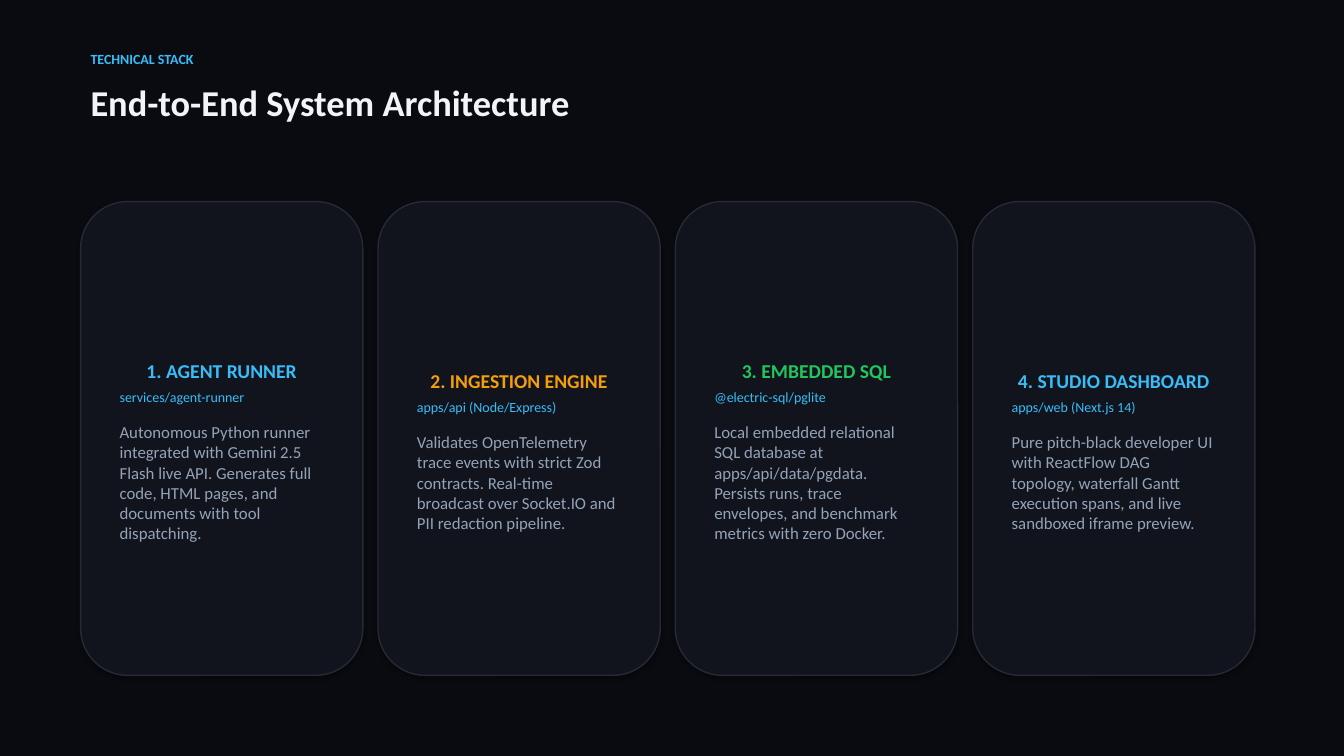
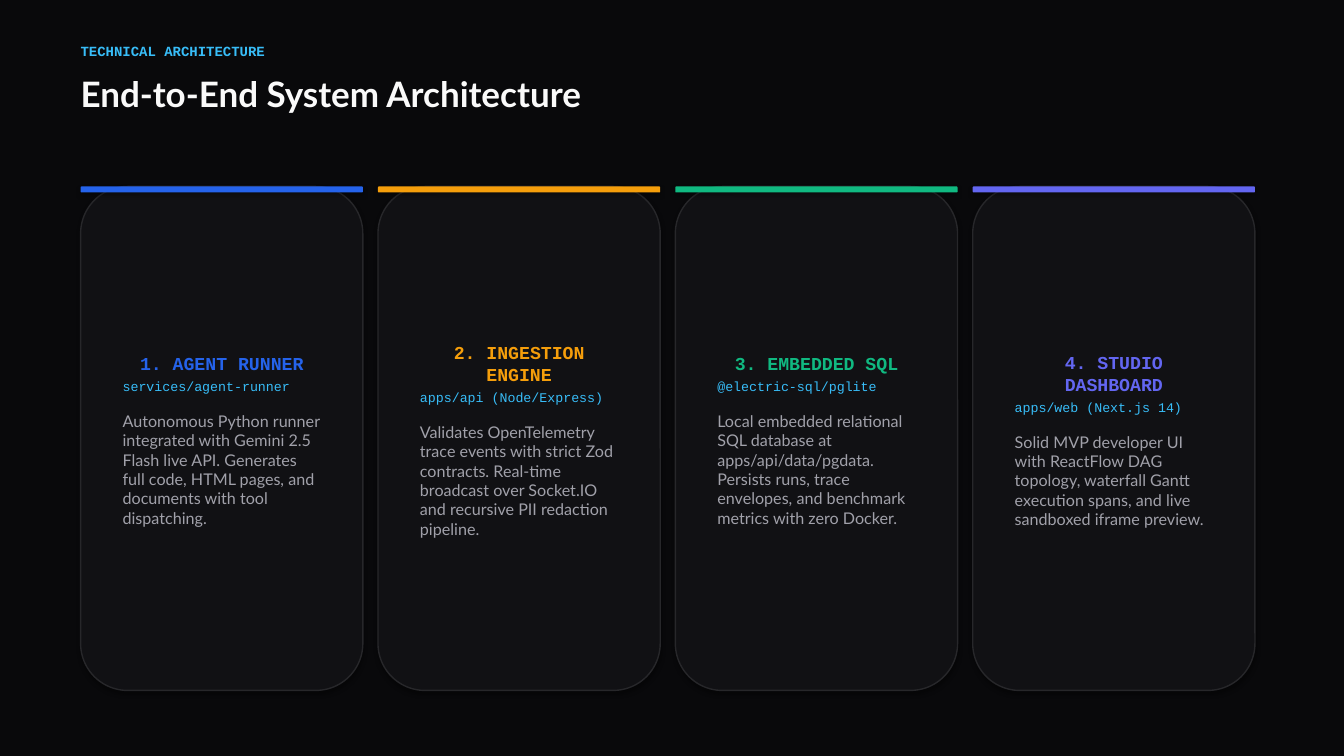
Before and after one commit to IHassanshaikh/Agent-Arena, a slide deck: slide 4 of AgentArena_Hackathon_Pitch.pptx. Drawn at 1344x756 pixels with LibreOffice and Linux fonts; fonts in the diff are those of the drawing. Boxes give left, top, right and bottom in pixels: in the first picture for what was removed or moved away, otherwise in the second. Text is boxed around its words. In the diff, an @@ line names an element or a change of style, - is before the commit and + after.

Commit message:
docs: update PPT presentation styling and incorporate live Vercel deployment link

```diff
--- a/AgentArena_Hackathon_Pitch.pptx
+++ b/AgentArena_Hackathon_Pitch.pptx
@@ rectangle at [0,0,1344,756]: fill #090B10 to #09090B @@
@@ text at [81,46,264,56]: text changed; font Calibri to Courier New @@
-TECHNICAL STACK
+TECHNICAL ARCHITECTURE
@@ text "End-to-End System Architecture" at [81,81,581,113]: size 26 to 25 pt, font Calibri to Lato, text colour #F1F5F9 to #FAFAFA @@
@@ rounded rectangle "1. AGENT RUNNER": place and size @@
-rounded rectangle "1. AGENT RUNNER" at [81,202,363,676]
+rounded rectangle "1. AGENT RUNNER" at [81,187,363,691]
@@ rounded rectangle "1. AGENT RUNNER" at [81,187,363,691]: size 14 to 13 pt, text colour #38BDF8 to #2563EB in "1. AGENT RUNNER"; font Calibri to Courier New in "1. AGENT RUNNER", "services/agent-runner"; size 10 to 9.5 pt in "services/agent-runner"; size 12 to 11.5 pt, font Calibri to Lato, text colour #94A3B8 to #A1A1AA in "Autonomous Python runner integrated with Gemini 2.5 ..."; less space between paragraphs; fill #11141C to #111114; outline #262A36 1 pt to #27272A 1 pt @@
@@ rounded rectangle added at [81,187,363,193], fill #2563EB @@
@@ rounded rectangle "2. INGESTION ENGINE": place and size @@
-rounded rectangle "2. INGESTION ENGINE" at [378,202,660,676]
+rounded rectangle "2. INGESTION ENGINE" at [378,187,660,691]
@@ rounded rectangle "2. INGESTION ENGINE" at [378,187,660,691]: fill #11141C to #111114; outline #262A36 1 pt to #27272A 1 pt @@
@@ rounded rectangle added at [378,187,660,193], fill #F59E0B @@
@@ rounded rectangle "3. EMBEDDED SQL": place and size @@
-rounded rectangle "3. EMBEDDED SQL" at [676,202,958,676]
+rounded rectangle "3. EMBEDDED SQL" at [676,187,958,691]
@@ rounded rectangle "3. EMBEDDED SQL" at [676,187,958,691]: size 14 to 13 pt, text colour #22C55E to #10B981 in "3. EMBEDDED SQL"; font Calibri to Courier New in "3. EMBEDDED SQL", "@electric-sql/pglite"; size 10 to 9.5 pt in "@electric-sql/pglite"; size 12 to 11.5 pt, font Calibri to Lato, text colour #94A3B8 to #A1A1AA in "Local embedded relational SQL database at apps/api/data/pgda ..."; less space between paragraphs; fill #11141C to #111114; outline #262A36 1 pt to #27272A 1 pt @@
@@ rounded rectangle added at [676,187,958,193], fill #10B981 @@
@@ rounded rectangle "4. STUDIO DASHBOARD" at [973,187,1255,691]: fill #11141C to #111114; outline #262A36 1 pt to #27272A 1 pt @@
@@ rounded rectangle "4. STUDIO DASHBOARD": place and size @@
-rounded rectangle "4. STUDIO DASHBOARD" at [973,202,1255,676]
+rounded rectangle "4. STUDIO DASHBOARD" at [973,187,1255,691]
@@ rounded rectangle added at [973,187,1255,193], fill #6366F1 @@
@@ text in rounded rectangle at [420,347,604,405]: size 14 to 13 pt in "2. INGESTION ENGINE"; font Calibri to Courier New in "2. INGESTION ENGINE", "apps/api (Node/Express)"; size 10 to 9.5 pt in "apps/api (Node/Express)"; less space between paragraphs @@
@@ text in rounded rectangle at [1015,357,1182,415]: size 14 to 13 pt, text colour #38BDF8 to #6366F1 in "4. STUDIO DASHBOARD"; font Calibri to Courier New in "4. STUDIO DASHBOARD", "apps/web (Next.js 14)"; size 10 to 9.5 pt in "apps/web (Next.js 14)"; less space between paragraphs @@
@@ text in rounded rectangle at [420,426,613,538]: text changed; size 12 to 11.5 pt; font Calibri to Lato; text colour #94A3B8 to #A1A1AA @@
-Validates OpenTelemetry trace events with strict Zod contracts. Real-time broadcast over Socket.IO and PII redaction pipeline.
+Validates OpenTelemetry trace events with strict Zod contracts. Real-time broadcast over Socket.IO and recursive PII redaction pipeline.
@@ text in rounded rectangle at [1015,436,1204,528]: text changed; size 12 to 11.5 pt; font Calibri to Lato; text colour #94A3B8 to #A1A1AA @@
-Pure pitch-black developer UI with ReactFlow DAG topology, waterfall Gantt execution spans, and live sandboxed iframe preview.
+Solid MVP developer UI with ReactFlow DAG topology, waterfall Gantt execution spans, and live sandboxed iframe preview.
```
Also in this commit, not shown: 9 other slides changed, 3 other files.
